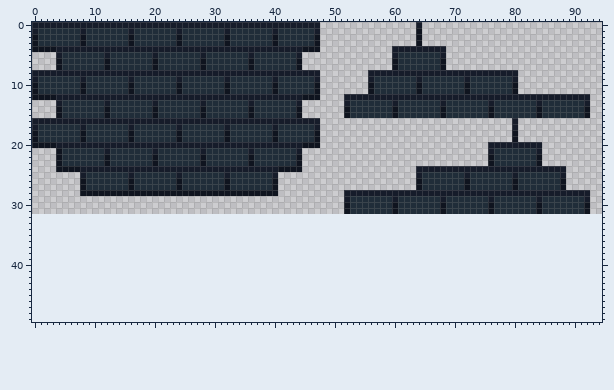
Pixel-art file: Aseprite Files/BrickWall Tileset 16x.aseprite. The first picture shows the starting point.
96x32 pixels, 1 frame. Shown: x 0..94, y 0..49. The old version is drawn lined up with the new one, on the new canvas.
After:
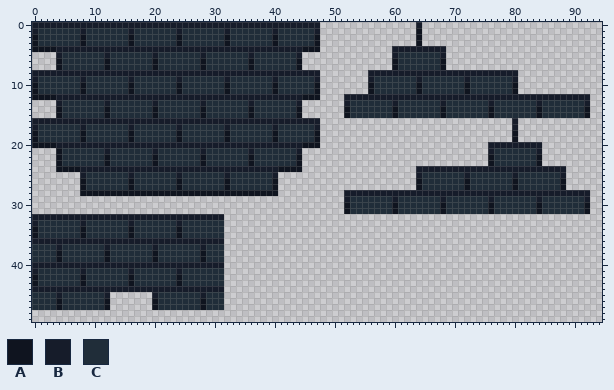
Palette (. is transparent): A #0f141f  B #161c2a  C #202d39
Change:
canvas 96x32 -> 96x96
y 32: x 0..31 ................................ -> BBBBBBBBBBBBBBBBBBBBBBBBBBBBBBBB
y 33: x 0..31 ................................ -> BCCCCCCCBCCCCCCCBCCCCCCCBCCCCCCC
y 34..35: x 0..31 ................................ -> ACCCCCCCACCCCCCCACCCCCCCACCCCCCC
y 36: x 0..31 ................................ -> BBBBBBBBBBBBBBBBBBBBBBBBBBBBBBBB
y 37: x 0..31 ................................ -> CCCCBCCCCCCCBCCCCCCCBCCCCCCCBCCC
y 38..39: x 0..31 ................................ -> CCCCACCCCCCCACCCCCCCACCCCCCCACCC
y 40: x 0..31 ................................ -> BBBBBBBBBBBBBBBBBBBBBBBBBBBBBBBB
y 41: x 0..31 ................................ -> BCCCCCCCBCCCCCCCBCCCCCCCBCCCCCCC
y 42..43: x 0..31 ................................ -> ACCCCCCCACCCCCCCACCCCCCCACCCCCCC
y 44: x 0..31 ................................ -> BBBBBBBBBBBBBBBBBBBBBBBBBBBBBBBB
y 45: x 0..12 ............. -> CCCCBCCCCCCCB; x 20..31 ............ -> BCCCCCCCBCCC
y 46..47: x 0..12 ............. -> CCCCACCCCCCCA; x 20..31 ............ -> ACCCCCCCACCC
